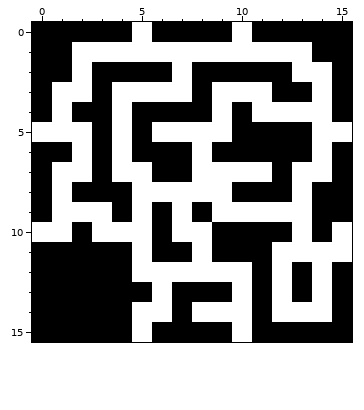
Pixel-art file: mpaBITS.aseprite. Above, as it was before the edit.
16x16 pixels, 1 frame.
And afterwards:
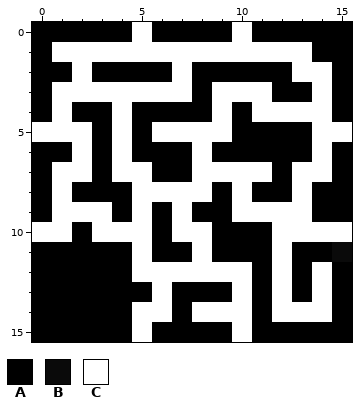
Palette (. is transparent): A #000000  B #0a0a0a  C #ffffff
Change:
y 1: x 1 A -> C
y 3: x 3 A -> C
y 8: x 9..10 CA -> AC
y 9: x 9 C -> A
y 10: x 12 A -> C; x 14 A -> C
y 11: x 13..15 CCC -> AAB
Pixel boxes of the changes (left, top, right, bottom) in both pictures:
changed: (52, 42, 112, 102)
changed: (212, 182, 352, 262)
